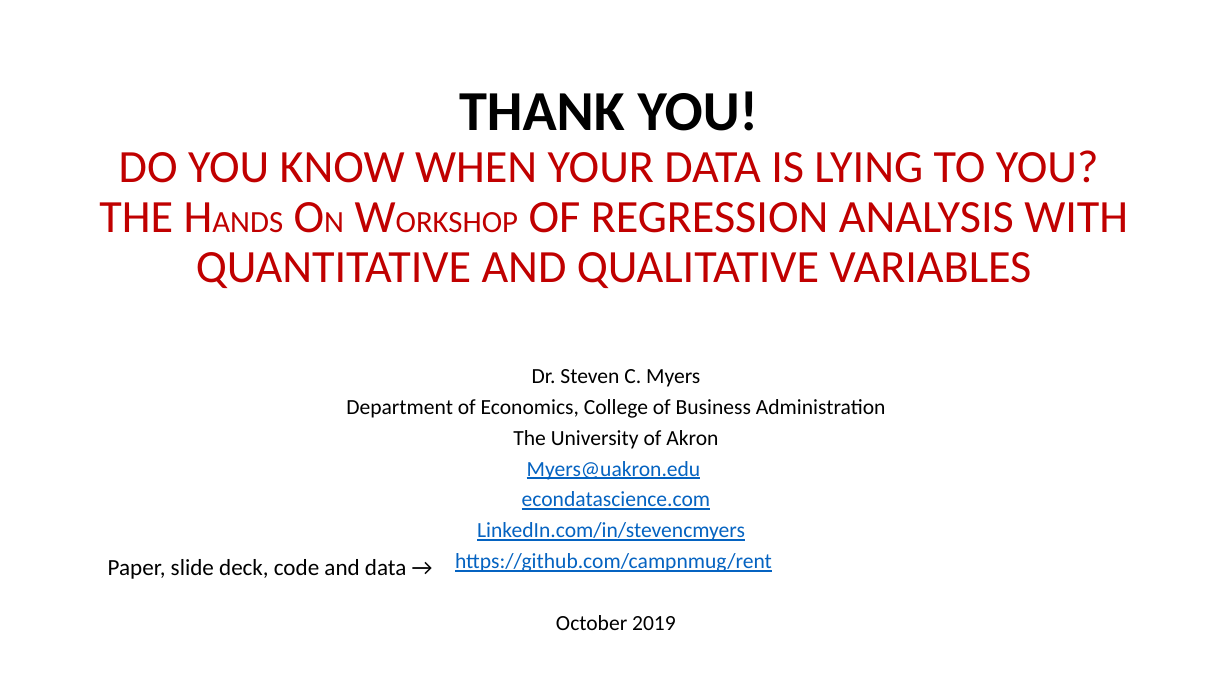
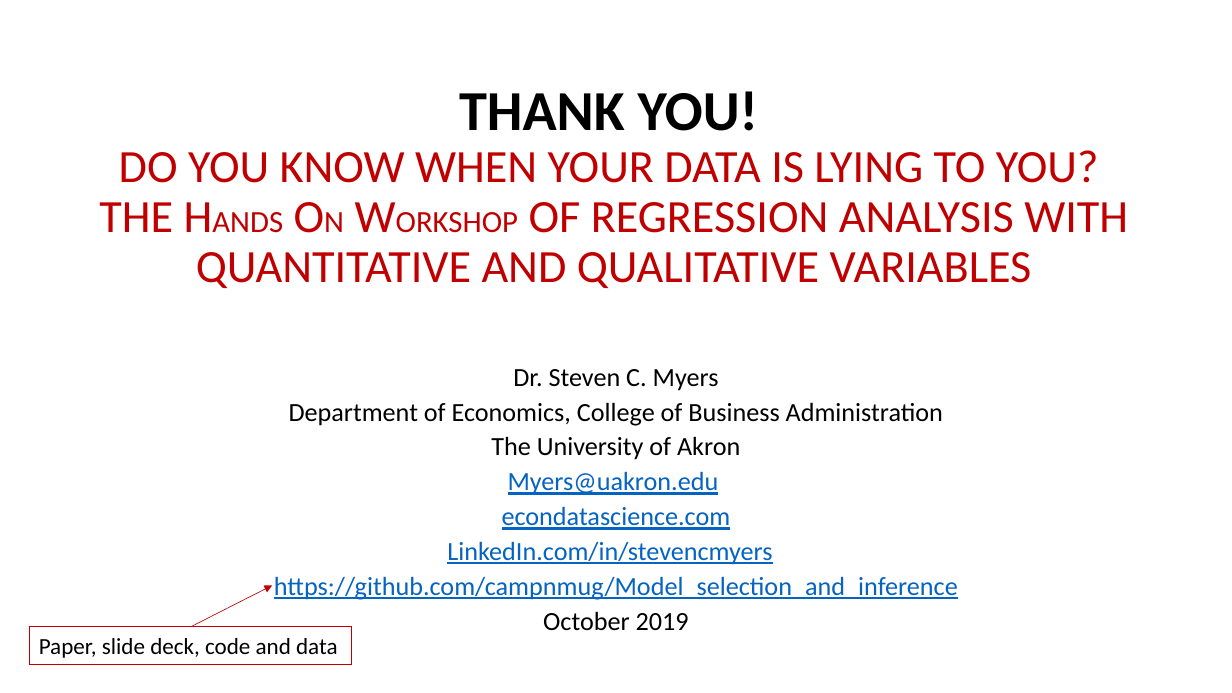
Before and after one commit to campnmug/Model_selection_and_inference, a slide deck: slide 29 of SCSUG 2019 Presentation deck - Do you know when your data is lying to you- Regression HOW.pptx. Drawn at 1232x693 pixels with LibreOffice and Linux fonts; fonts in the diff are those of the drawing. Boxes give left, top, right and bottom in pixels: in the first picture for what was removed or moved away, otherwise in the second. Text is boxed around its words. In the diff, an @@ line names an element or a change of style, - is before the commit and + after.

```diff
--- a/SCSUG 2019 Presentation deck - Do you know when your data is lying to you- Regression HOW.pptx
+++ b/SCSUG 2019 Presentation deck - Do you know when your data is lying to you- Regression HOW.pptx
@@ subtitle at (289,369,943,630): size 16.8 to 20.4 pt in "Dr. Steven C. Myers", "Department of Economics, College of Business Administration", "The University of Akron", "Myers@uakron.edu" and 3 more places @@
@@ arrow added from (190, 627) to (273, 586), #C00000 0.5 pt @@
@@ subtitle at (274,576,958,600): text changed; size 16.8 to 20.4 pt @@
-https://github.com/campnmug/rent
+https://github.com/campnmug/Model_selection_and_inference
@@ rectangle "Paper, slide deck, code and ...": place and size @@
-rectangle "Paper, slide deck, code and ..." at (108,559,406,579)
+rectangle "Paper, slide deck, code and ..." at (30,627,351,664)
@@ rectangle "Paper, slide deck, code and ..." at (30,627,351,664): outline none to #C00000 0.75 pt @@
@@ text in rectangle at (39,638,337,658): text changed @@
-Paper, slide deck, code and data →
+Paper, slide deck, code and data
```
Also in this commit, not shown: 1 other slide changed.
